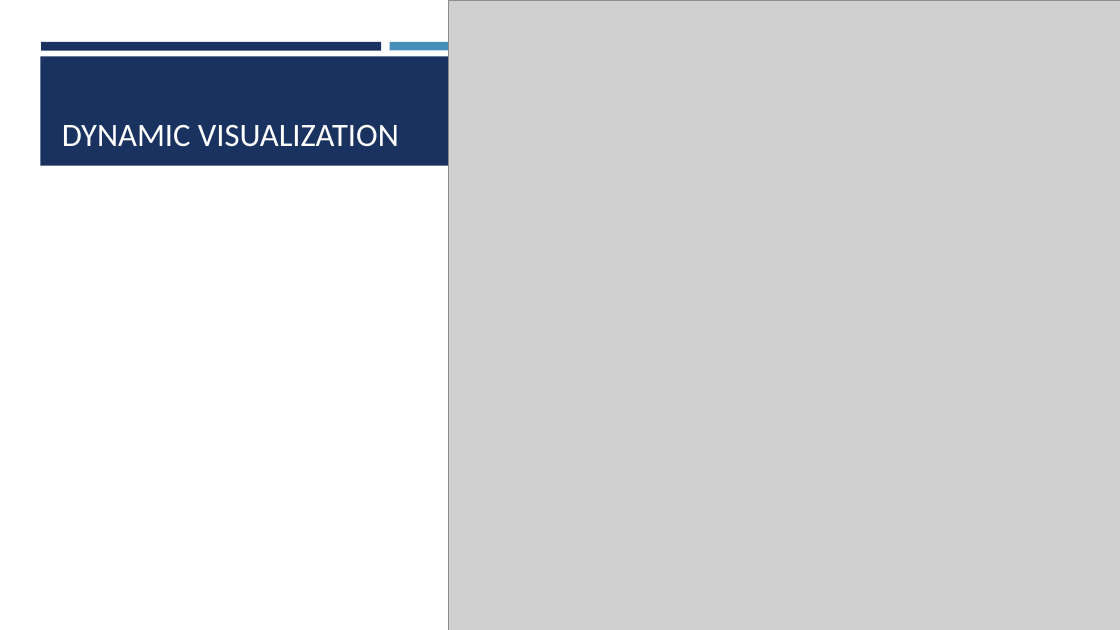
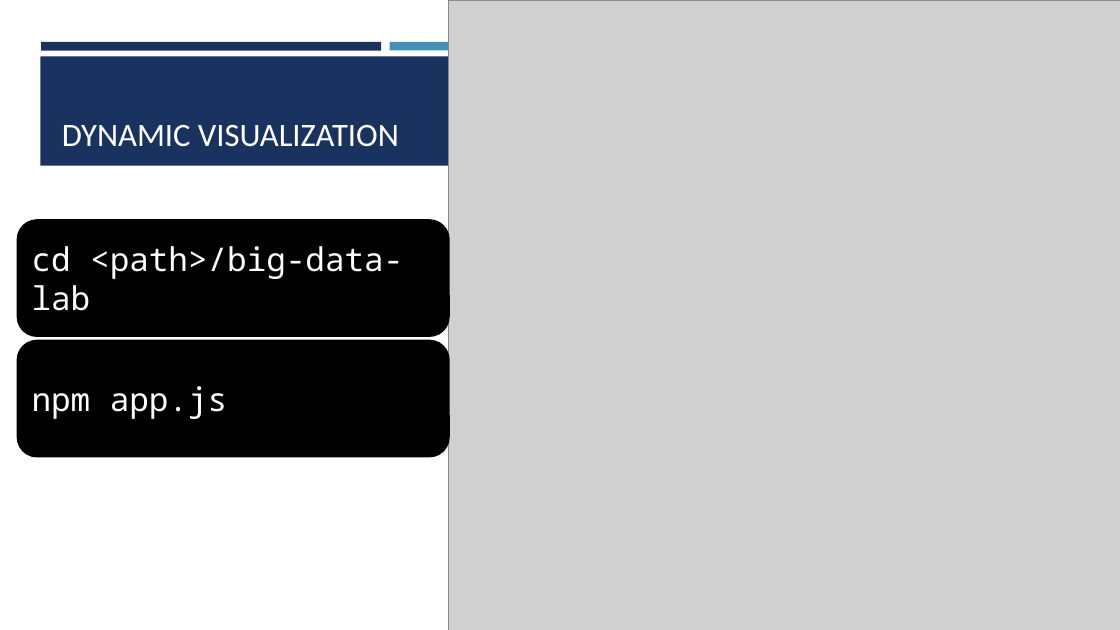
Before and after one commit to amosca01/SDS-CSC235, a slide deck: slide 18 of slides/14-big-data-lab.pptx. Drawn at 1120x630 pixels with LibreOffice and Linux fonts; fonts in the diff are those of the drawing; grey boxes stand for pictures. Boxes give left, top, right and bottom in pixels: in the first picture for what was removed or moved away, otherwise in the second. Text is boxed around its words. In the diff, an @@ line names an element or a change of style, - is before the commit and + after.

```diff
--- a/slides/14-big-data-lab.pptx
+++ b/slides/14-big-data-lab.pptx
@@ rounded rectangle added at (x1=18, y1=220, x2=449, y2=336), fill #000000, outline #000000 1.75 pt, 28 pt, text #FFFFFF @@
+cd <path>/big-data-lab
@@ rounded rectangle added at (x1=18, y1=341, x2=449, y2=457), fill #000000, outline #000000 1.75 pt, 28 pt, text #FFFFFF @@
+npm app.js
```
Also in this commit, not shown: 6 other files.
